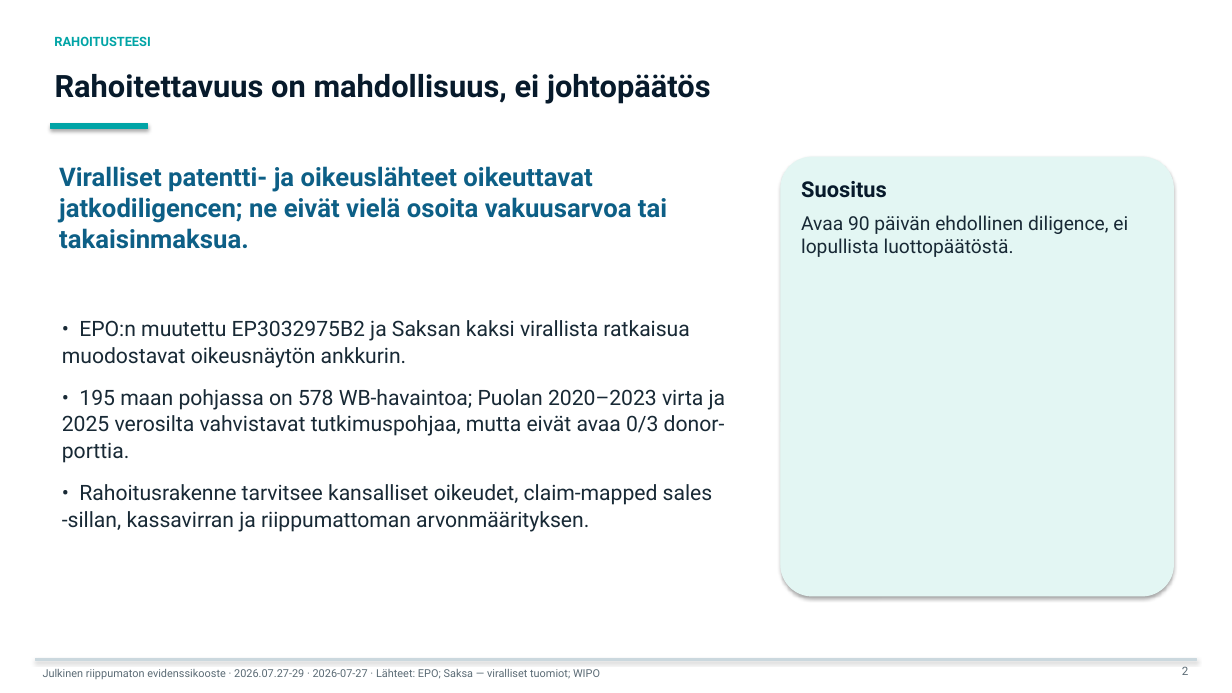
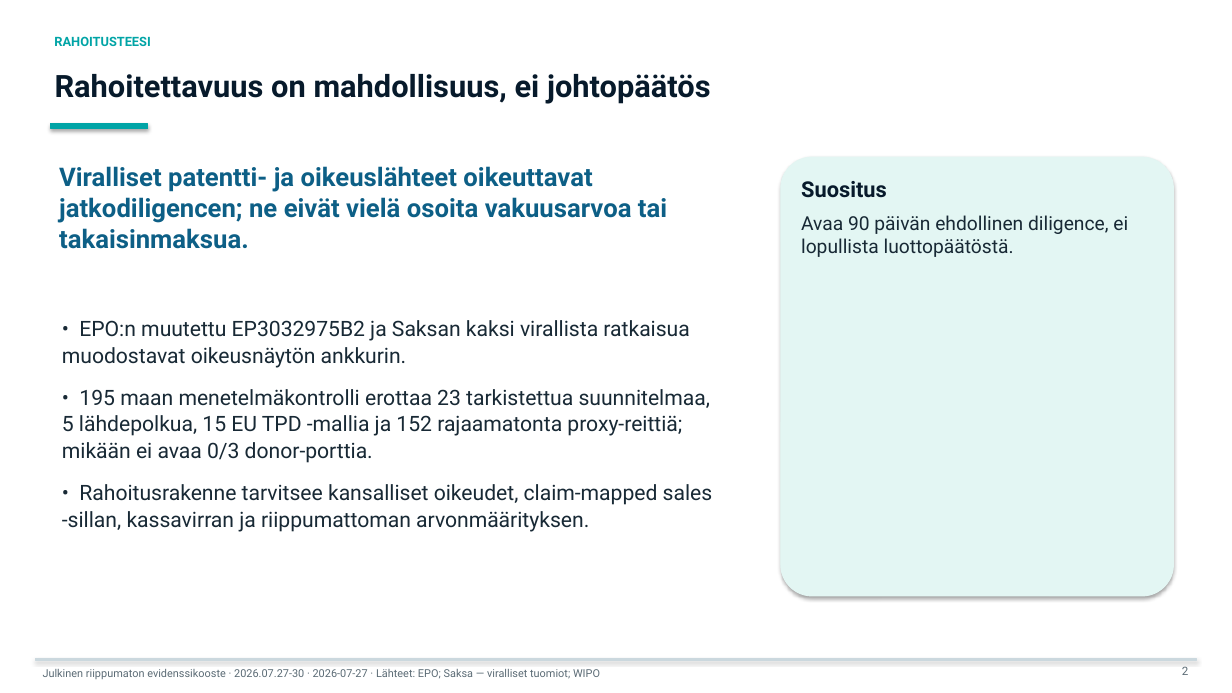
Before and after one commit to jounirautio78-ops/pixan-global-market-evidence-public, a slide deck: slide 2 of site/downloads/pixan-bank-deck-large-fi.pptx. Drawn at 1232x693 pixels with LibreOffice and Linux fonts; fonts in the diff are those of the drawing. Boxes give left, top, right and bottom in pixels: in the first picture for what was removed or moved away, otherwise in the second. Text is boxed around its words. In the diff, an @@ line names an element or a change of style, - is before the commit and + after.

```diff
--- a/site/downloads/pixan-bank-deck-large-fi.pptx
+++ b/site/downloads/pixan-bank-deck-large-fi.pptx
@@ text at (62,389,710,463): text changed @@
-• 195 maan pohjassa on 578 WB-havaintoa; Puolan 2020–2023 virta ja 2025 verosilta vahvistavat tutkimuspohjaa, mutta eivät avaa 0/3 donor-porttia.
+• 195 maan menetelmäkontrolli erottaa 23 tarkistettua suunnitelmaa, 5 lähdepolkua, 15 EU TPD -mallia ja 152 rajaamatonta proxy-reittiä; mikään ei avaa 0/3 donor-porttia.
@@ text at (43,669,600,679): text changed @@
-Julkinen riippumaton evidenssikooste · 2026.07.27-29 · 2026-07-27 · Lähteet: EPO; Saksa — viralliset tuomiot; WIPO
+Julkinen riippumaton evidenssikooste · 2026.07.27-30 · 2026-07-27 · Lähteet: EPO; Saksa — viralliset tuomiot; WIPO
```
Also in this commit, not shown: 29 other slides changed, 43 other files.
